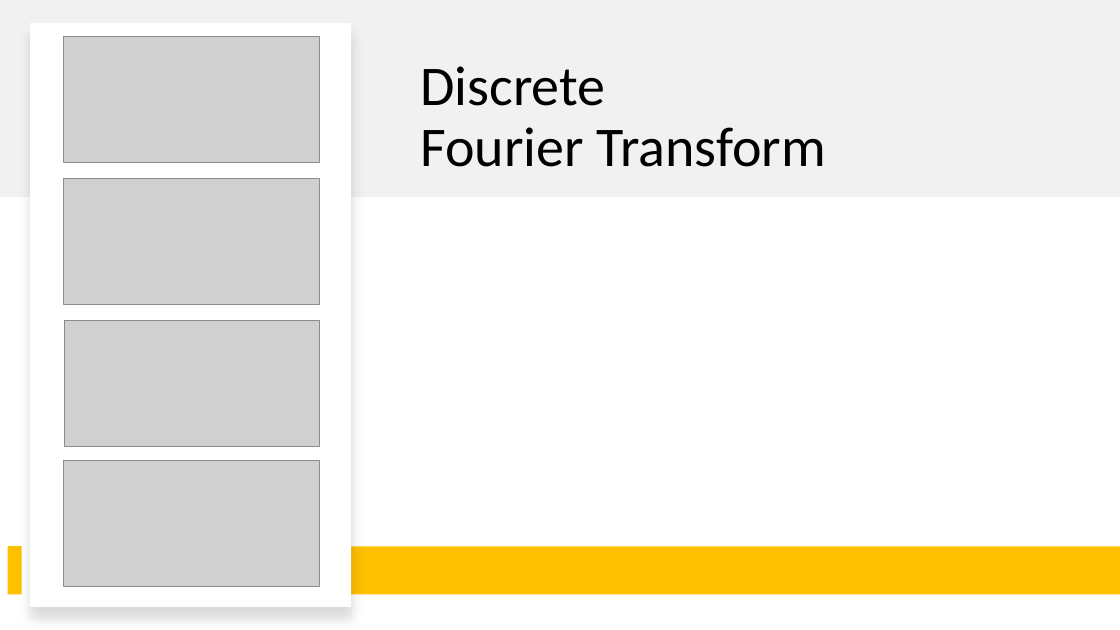
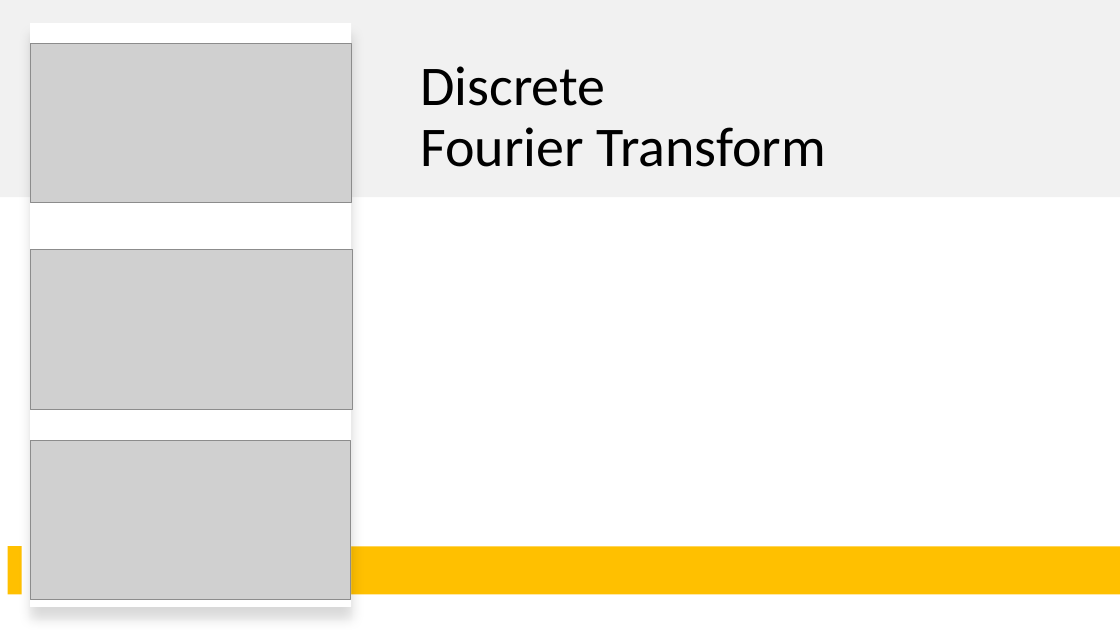
Before and after one commit to Sibeng32/Saban-Caliskan-Fourier-Analysis, a slide deck: slide 3 of Verbeterde Powerpoint Fourier Analysis.pptx. Drawn at 1120x630 pixels with LibreOffice and Linux fonts; fonts in the diff are those of the drawing; grey boxes stand for pictures. Boxes give left, top, right and bottom in pixels: in the first picture for what was removed or moved away, otherwise in the second. Text is boxed around its words. In the diff, an @@ line names an element or a change of style, - is before the commit and + after.

```diff
--- a/Verbeterde Powerpoint Fourier Analysis.pptx
+++ b/Verbeterde Powerpoint Fourier Analysis.pptx
@@ picture: place and size @@
-picture at box(64, 36, 319, 162)
+picture at box(30, 44, 351, 202)
@@ picture: place and size @@
-picture at box(64, 179, 319, 305)
+picture at box(30, 250, 353, 409)
@@ picture removed at box(65, 320, 320, 446) @@
@@ picture: place and size @@
-picture at box(64, 460, 319, 586)
+picture at box(30, 440, 351, 599)
```
Also in this commit, not shown: 5 other slides changed, 1 other file.
